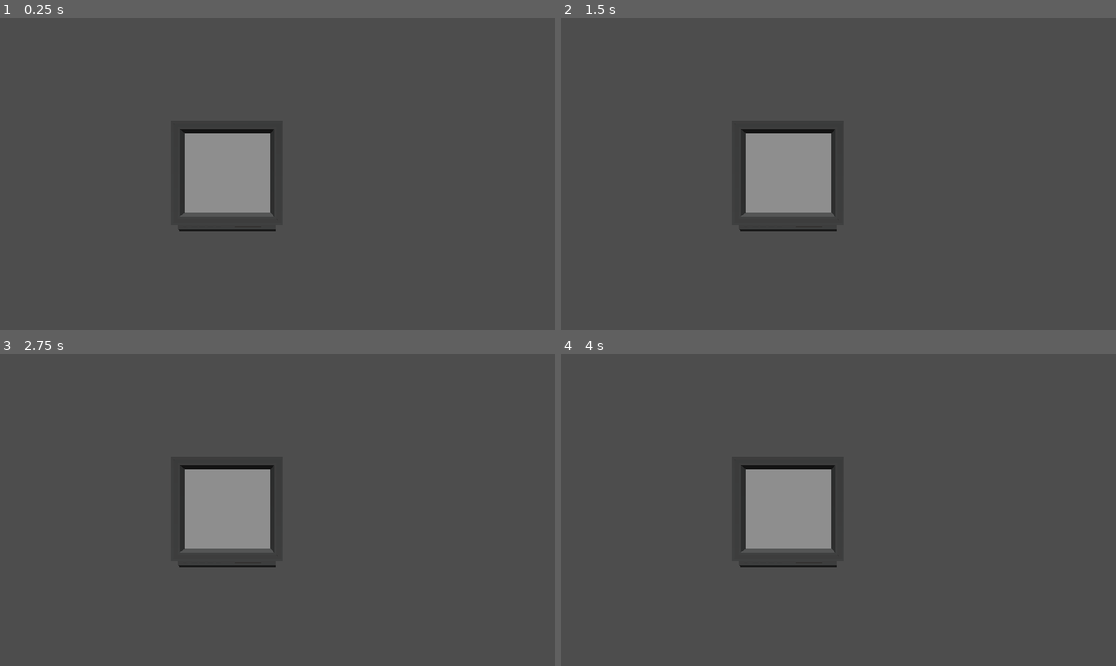
Above: before the commit, frames 1-4 (two rows, left to right).
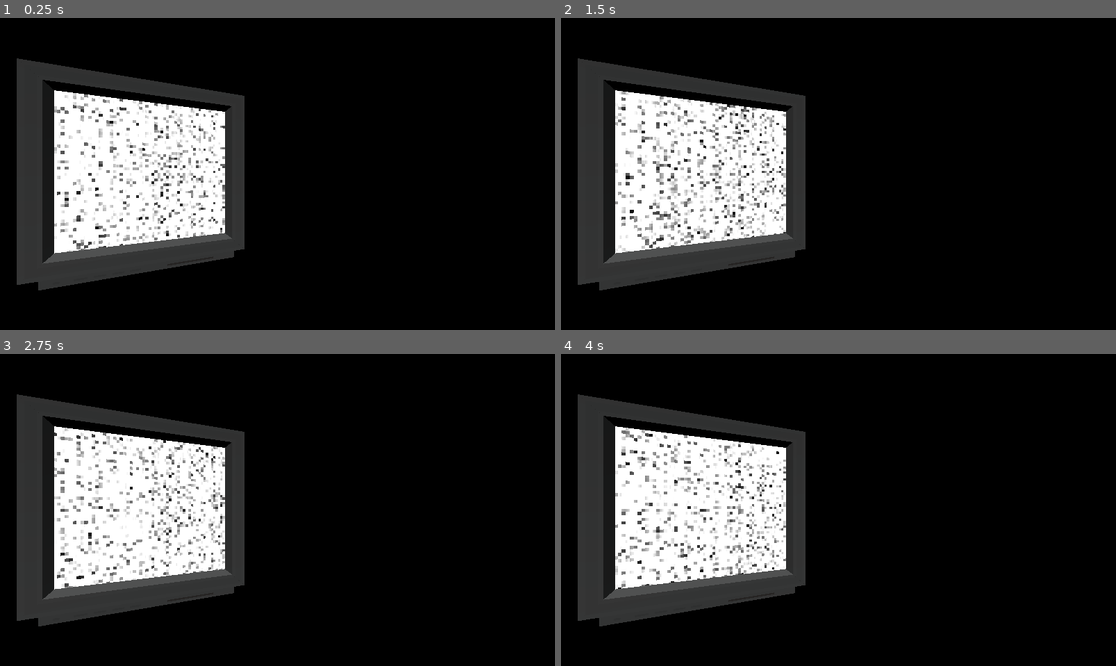
Above: after the commit, the same moments.

Repository: XkNekoPixel/AtoDeat
Game: Godot game, scene res://Menu.tscn
The game is run twice, just before and just after one commit, with the same random seed, the same clock (stepped at 60 frames per second) and the same inputs. The project has no main scene, so this scene is started directly.
Inputs:
- Up to frame 1 (0.25 s): no input
- Up to frame 2 (1.5 s): no input
- Up to frame 3 (2.75 s): no input
- Up to frame 4 (4 s): no input

The runs differ from the first frame. In frame 1, 97% of the frame differs, in the area x 0-100%, y 0-100%; in frame 2, 97%; in frame 3, 97%; in frame 4, 97%.

Commit message:
menu
add tv sader

Diff:
--- a/AOD/Assets/Material/Screen_tv.tres
+++ b/AOD/Assets/Material/Screen_tv.tres
@@ -1,7 +1,14 @@
 [gd_resource type="ShaderMaterial" format=3 uid="uid://dgckfu0612uwv"]
 
-[ext_resource type="Shader" uid="uid://clssbfac04fmn" path="res://AOD/Assets/shaders/3dmodel/Screen_tv.tres" id="1_kfkir"]
+[ext_resource type="Shader" uid="uid://doyl0thcgskso" path="res://AOD/Assets/shaders/3dmodel/Screen_tv.gdshader" id="1_kfkir"]
 
 [resource]
 render_priority = 0
 shader = ExtResource("1_kfkir")
+shader_parameter/enable_noise = true
+shader_parameter/enable_black_screen_when_noise_off = true
+shader_parameter/speed = 18.426000827735
+shader_parameter/pixel_size = 0.018000000855
+shader_parameter/brightness = 4.3070001570825
+shader_parameter/scanline_strength = 0.3
+shader_parameter/scanline_speed = 1.5
--- /dev/null
+++ b/AOD/Assets/shaders/3dmodel/Screen_tv.gdshader
@@ -0,0 +1,46 @@
+shader_type spatial;
+
+uniform bool enable_noise = false;
+uniform bool enable_black_screen_when_noise_off = false;
+uniform sampler2D texture_albedo : source_color, hint_default_white;
+uniform float speed : hint_range(1.0, 30.0) = 15.0;
+uniform float pixel_size : hint_range(0.001, 0.02) = 0.004;
+uniform float brightness : hint_range(1.0, 5.0) = 2.0;
+uniform float scanline_strength : hint_range(0.0, 1.0) = 0.3;
+uniform float scanline_speed : hint_range(0.0, 5.0) = 1.5;
+
+float rand(vec2 co) {
+    return fract(sin(dot(co, vec2(127.1, 311.7))) * 43758.5453);
+}
+
+void fragment() {
+    vec4 original = texture(texture_albedo, UV);
+
+    vec2 pixelated = floor(UV / pixel_size) * pixel_size;
+
+    float t = floor(TIME * speed);
+    float n = rand(pixelated + t);
+    float n2 = rand(pixelated * 1.3 + t + 5.0);
+    float noise_val = mix(n, n2, 0.5);
+
+    float scanline = sin(UV.y * 80.0 + TIME * scanline_speed * 10.0) * 0.5 + 0.5;
+    scanline = mix(1.0, scanline, scanline_strength);
+
+    float band = smoothstep(0.4, 0.6, rand(vec2(floor(UV.y * 6.0), t * 0.3)));
+    noise_val = mix(noise_val, noise_val * 1.5, band * 0.4);
+
+    vec3 noise_color = vec3(noise_val) * scanline * brightness;
+
+    if (enable_noise) {
+        ALBEDO = noise_color;
+        EMISSION = noise_color * 0.6;
+    } else {
+        if (enable_black_screen_when_noise_off) {
+            ALBEDO = vec3(0.0);
+            EMISSION = vec3(0.0);
+        } else {
+            ALBEDO = original.rgb;
+            EMISSION = vec3(0.0);
+        }
+    }
+}
--- a/AOD/Assets/shaders/3dmodel/Screen_tv.tres
+++ /dev/null
@@ -1,10 +0,0 @@
-[gd_resource type="VisualShader" format=3 uid="uid://clssbfac04fmn"]
-
-[sub_resource type="VisualShaderNodeColorConstant" id="VisualShaderNodeColorConstant_k5vdp"]
-output_port_for_preview = 0
-constant = Color(1, 0, 1, 1)
-
-[resource]
-nodes/vertex/3/node = SubResource("VisualShaderNodeColorConstant_k5vdp")
-nodes/vertex/3/position = Vector2(-200, 340)
-nodes/vertex/connections = PackedInt32Array(3, 0, 0, 6)
--- a/Menu.tscn
+++ b/Menu.tscn
@@ -4,12 +4,14 @@
 [ext_resource type="PackedScene" uid="uid://bghbggvm3px1t" path="res://AOD/Assets/3dModel/tv.fbx" id="2_5yleq"]
 
 [sub_resource type="Environment" id="Environment_uubjt"]
+background_mode = 1
 
 [node name="menu" type="Node3D" unique_id=970896130]
 script = ExtResource("1_uubjt")
 
 [node name="Camera3D" type="Camera3D" parent="." unique_id=440273950]
 transform = Transform3D(1, 0, 0, 0, 1, 0, 0, 0, 1, 0.6, 0.8899412, 3)
+fov = 62.8
 
 [node name="DirectionalLight3D" type="DirectionalLight3D" parent="." unique_id=699796150]
 transform = Transform3D(1, 0, 0, 0, 0.19483359, 0.9808364, 0, -0.9808364, 0.19483359, 0, 3, 2)
@@ -18,4 +20,4 @@
 environment = SubResource("Environment_uubjt")
 
 [node name="tv" parent="." unique_id=685540036 instance=ExtResource("2_5yleq")]
-transform = Transform3D(-1, 0, -8.742278e-08, 0, 1, 0, 8.742278e-08, 0, -1, -0.17963934, 0, -0.8906535)
+transform = Transform3D(-0.8660253, 0, -0.50000006, 0, 1, 0, 0.50000006, 0, -0.8660253, -0.8711448, 0, 0.10934651)
Not shown, added: AOD/Assets/shaders/3dmodel/Screen_tv.gdshader.uid
